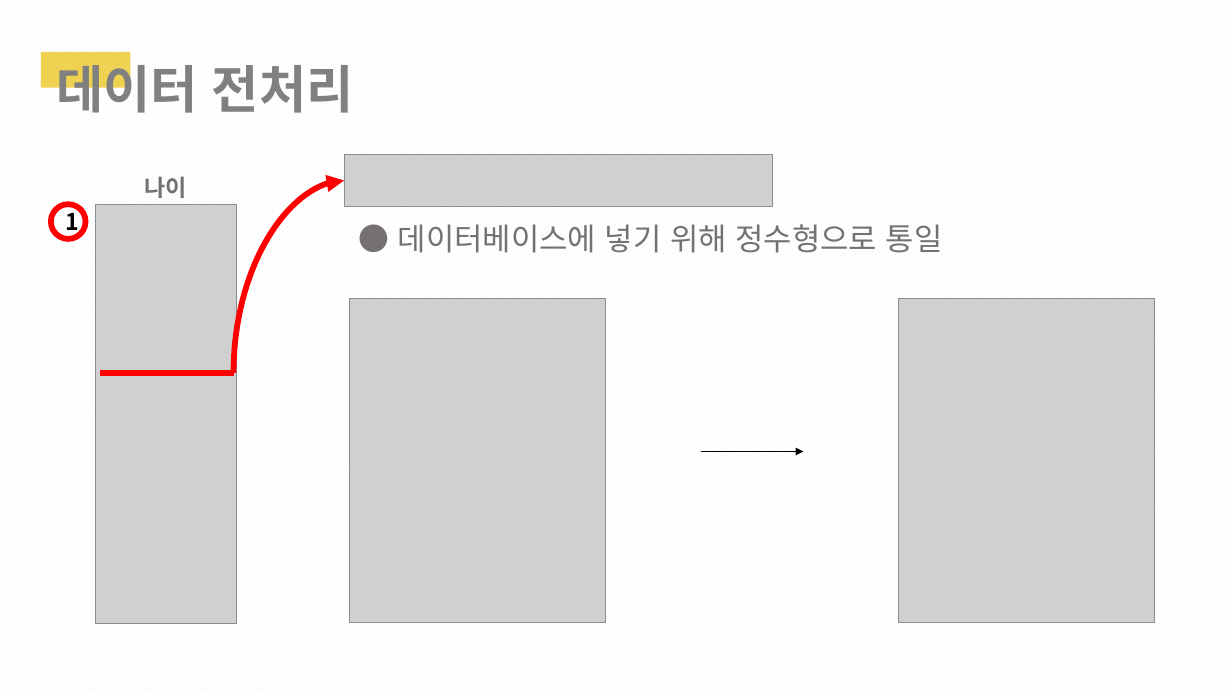
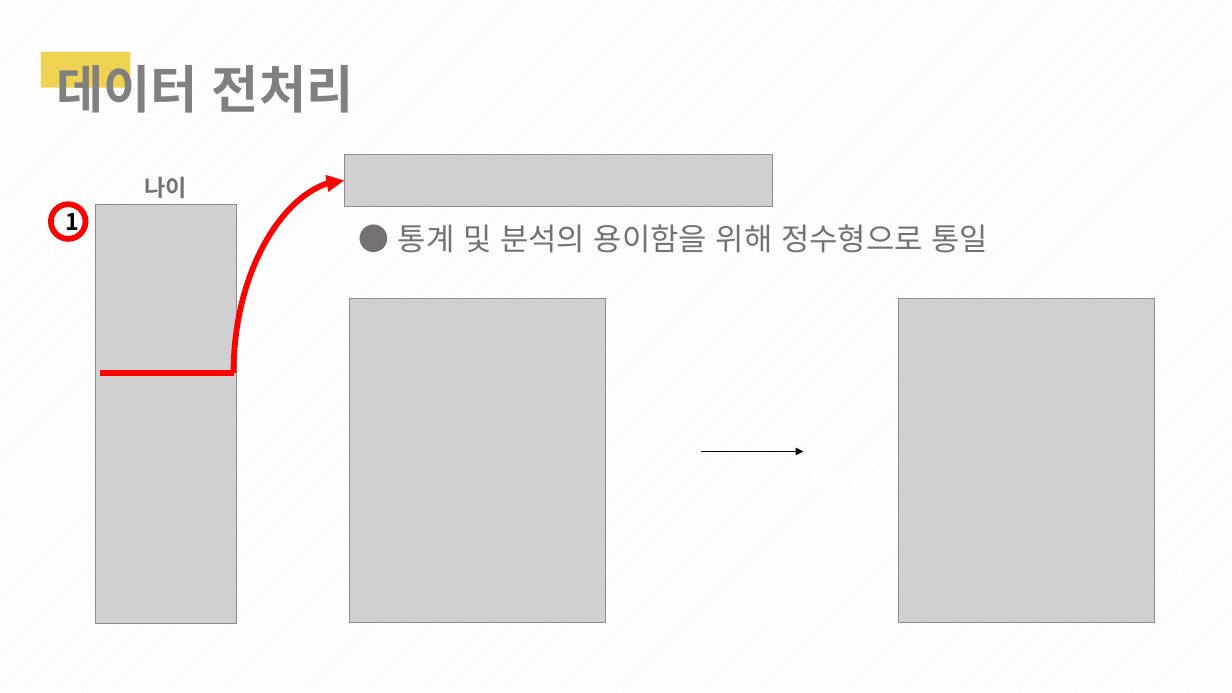
Before and after one commit to 1team-CapstonDesign1/weekly_Report, a slide deck: slide 13 of Week_10/1조_10주차_cd_발표PPT.pptx. Drawn at 1232x693 pixels with LibreOffice and Linux fonts; fonts in the diff are those of the drawing; grey boxes stand for pictures. Boxes give left, top, right and bottom in pixels: in the first picture for what was removed or moved away, otherwise in the second. Text is boxed around its words. In the diff, an @@ line names an element or a change of style, - is before the commit and + after.

```diff
--- a/Week_10/1조_10주차_cd_발표PPT.pptx
+++ b/Week_10/1조_10주차_cd_발표PPT.pptx
@@ text at [398, 224, 988, 253]: text changed @@
-● 데이터베이스에 넣기 위해 정수형으로 통일
+● 통계 및 분석의 용이함을 위해 정수형으로 통일
```
Also in this commit, not shown: 4 other slides changed.
